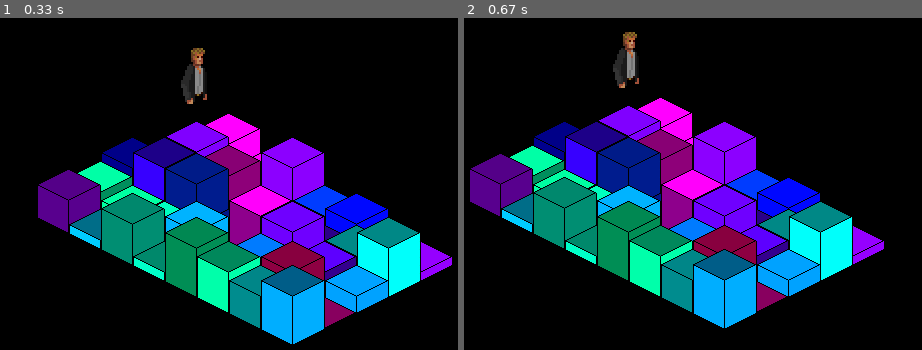
Above: before the commit, frames 1-2 (left to right).
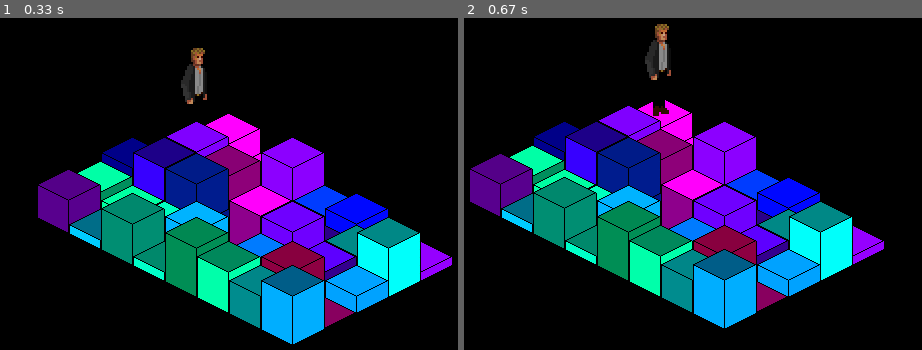
Above: after the commit, the same moments.

Repository: Zren/pyTactics
Game: pygame game, started from IsoTacticsEngine.py
Same seed, same stepped clock (60 frames per second), same inputs: the game is played once before the commit and once after it. The source is Python 2; it was converted automatically to run under Python 3.
Inputs:
- Up to frame 1 (0.33 s): no input
- Up to frame 2 (0.67 s): hold P from 0.33 s (still down); hold Right from 0.33 s (still down)

Frame 1 is identical in both runs. In frame 2, 1.4% of the frame differs, in the area x 32-46%, y 1-30%.

Commit message:
Move character around with arrow keys

Diff:
--- a/IsoTacticsEngine.py
+++ b/IsoTacticsEngine.py
@@ -13,6 +13,7 @@
 import pygame
 import Config, Resource
 from PyGameEngine import PyGameEngine
+import random
 
 def isoGridRenderOrder(width, height):
     order = []
@@ -63,14 +64,14 @@
         self.data = data
 
     def __getitem__(self, coord):
-        try:
+        if type(coord) == tuple:
             return self.data[coord[0]][coord[1]]
-        except:
+        else:
             return self.data[coord % self.width][coord / self.width]
     def __setitem__(self, coord, value):
-        try:
+        if type(coord) == tuple:
             self.data[coord[0]][coord[1]] = value
-        except:
+        else:
             self.data[coord % self.width][coord / self.width] = value
     def renderCell(self, surface, cellData, offset):
         cell = self.data[cellData.x][cellData.y]
@@ -103,8 +104,10 @@
         width, height = dimensions
         IsoGrid.__init__(self, dimensions, [[None for y in range(height)] for x in range(width)])
         self.players = []
-    def move(a, b):
-        pass
+    def move(self, a, b):
+        if self[b] == None:
+            self[b] = self[a]
+            self[a] = None
     def addPlayer(self, player, coord):
         if self[coord]:
             raise Exception, "Player already at that location"
@@ -150,10 +153,8 @@
         self.camera[1] += y
 
 class IsoTacticsEngine(PyGameEngine):
-    def __init__(self, title, icon):
-        PyGameEngine.__init__(self, title, icon)
-        self.screen = pygame.display.set_mode(Config.resolution)
-        pygame.init()
+    def __init__(self, resolution, title, icon):
+        PyGameEngine.__init__(self, resolution, title, icon)
         self.scene = None
     def load(self):
         self.tileSheet = Resource.TileSheet(Config.pathTiles, (64, 32))
@@ -161,7 +162,7 @@
         self.playerSpriteSheets = [Resource.TileSheet(Config.pathPlayerSprites % i, (64, 128)) for i in range(Config.numPlayerSprites)]
         self.playerSprites = [[Resource.GameSprite([playerSpriteSheet[d] for d in range(4)]) for sprite in range(playerSpriteSheet.vert)] for playerSpriteSheet in self.playerSpriteSheets]
     def setup(self):
-        import random
+
         dimensions = (random.randint(3, 10), random.randint(3, 10))
         scene = IsoScene(dimensions)
         n = 0
@@ -172,8 +173,9 @@
                 groundTile.wallTexture = self.wallTileSheet[n]
                 scene[(x,y)].h = random.randint(0, 6)
                 n += 1
+        self.p = (0,0)
         player = Player(self.playerSprites[0])
-        scene.playerGrid.addPlayer(player, (0,0))
+        scene.playerGrid.addPlayer(player, self.p)
         self.loadScene(scene)
 
     def keyInput(self, key):
@@ -185,25 +187,32 @@
             self.setup()
         elif key == pygame.K_RIGHT:
             self.scene.shiftCamera(1, 0)
+            self.shift(1, 0)
         elif key == pygame.K_DOWN:
             self.scene.shiftCamera(0, 1)
+            self.shift(0, 1)
         elif key == pygame.K_LEFT:
             self.scene.shiftCamera(-1, 0)
+            self.shift(-1, 0)
         elif key == pygame.K_UP:
             self.scene.shiftCamera(0, -1)
+            self.shift(0, -1)
     def gameTick(self):
         self.screen.fill((0, 0, 0))
-        self.screen.blit(self.scene.render(Config.resolution), (0, 0))
+        self.screen.blit(self.scene.render(self.resolution), (0, 0))
     def loadScene(self, scene):
         self.scene = scene
-
+    def shift(self, x, y):
+        t = (self.p[0]+x, self.p[1]+y)
+        self.scene.playerGrid.move(self.p, t)
+        self.p = t
 
 
 
 
 
 def main():
-    e = IsoTacticsEngine(Config.title, pygame.image.load(Config.pathIcon))
+    e = IsoTacticsEngine(Config.resolution, Config.title, pygame.image.load(Config.pathIcon))
     e.load()
     e.setup()
     e.run()
--- a/PyGameEngine.py
+++ b/PyGameEngine.py
@@ -13,10 +13,11 @@
 import time
 
 class PyGameEngine:
-    def __init__(self, title, icon):
+    def __init__(self, resolution, title, icon):
         print "Initialize PyGame"
         pygame.init()
-        self.screen = None
+        self.resolution = resolution
+        self.screen = pygame.display.set_mode(self.resolution)
         self.title = title
         self.icon = icon
         self.paused = False
--- /dev/null
+++ b/font/WHITRABT.TXT
@@ -0,0 +1,42 @@
+-----BEGIN PGP SIGNED MESSAGE-----
+Hash: SHA1
+
+
+Font: White Rabbit (whitrabt.ttf)
+Created By: Matthew Welch
+E-Mail: daffy-duck@worldnet.att.net
+Web Address: http://home.att.net/~daffy-duck
+             (PGP public key available here)
+
+White Rabbit, like all of my fonts, is free.  You can use it for most
+personal or business uses you'd like, and I ask for no money.  I
+would, however, like to hear from you.  If you use my fonts for
+something please send me a postcard or e-mail letting me know how
+you used it.  Send me a copy if you can or let me know where I can
+find your work.
+
+You may use this font for graphical or printed work, but you may not
+sell it or include it in a collection of fonts (on CD or otherwise)
+being sold. You can redistribute this font as long as you charge
+nothing to receive it. If you redistribute it include this text file
+with it as is (without modifications).
+
+If you use this font for commercial purposes please credit me in
+at least some little way.
+
+About the font:
+
+White Rabbit is reminiscent of the characters displayed on all those
+old low-res terminal screens. Smoothed out and cleaned up for 1999,
+this is the font to use for all your computing applications.
+
+
+
+-----BEGIN PGP SIGNATURE-----
+Version: PGP for Personal Privacy 5.0
+Charset: noconv
+
+iQA/AwUBNzDcWuEM8BJ4ZA+2EQJlHgCff/odpTMZxjkMHJrSJMpKNxRMCmsAoNu0
+kdQTGph0RRtmtuaBROcKnCxW
+=lMfG
+-----END PGP SIGNATURE-----
Binary file added: font/JAi_____.TTF
Binary file added: font/UnZialish.ttf
Binary file added: font/WHITRABT.TTF
Binary file added: font/carolingia.ttf
Binary file changed: img/icon.png
Not shown, changed: PyGameEngine.pyc
